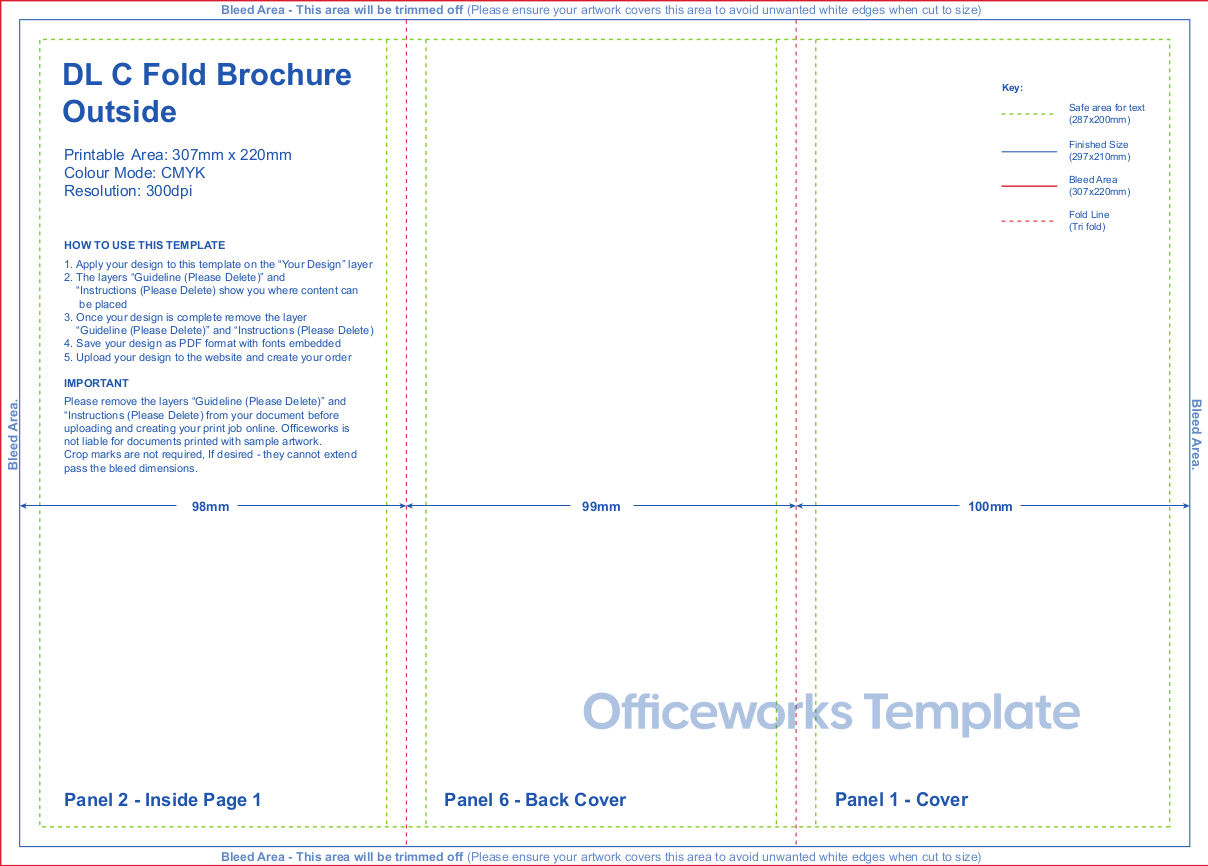
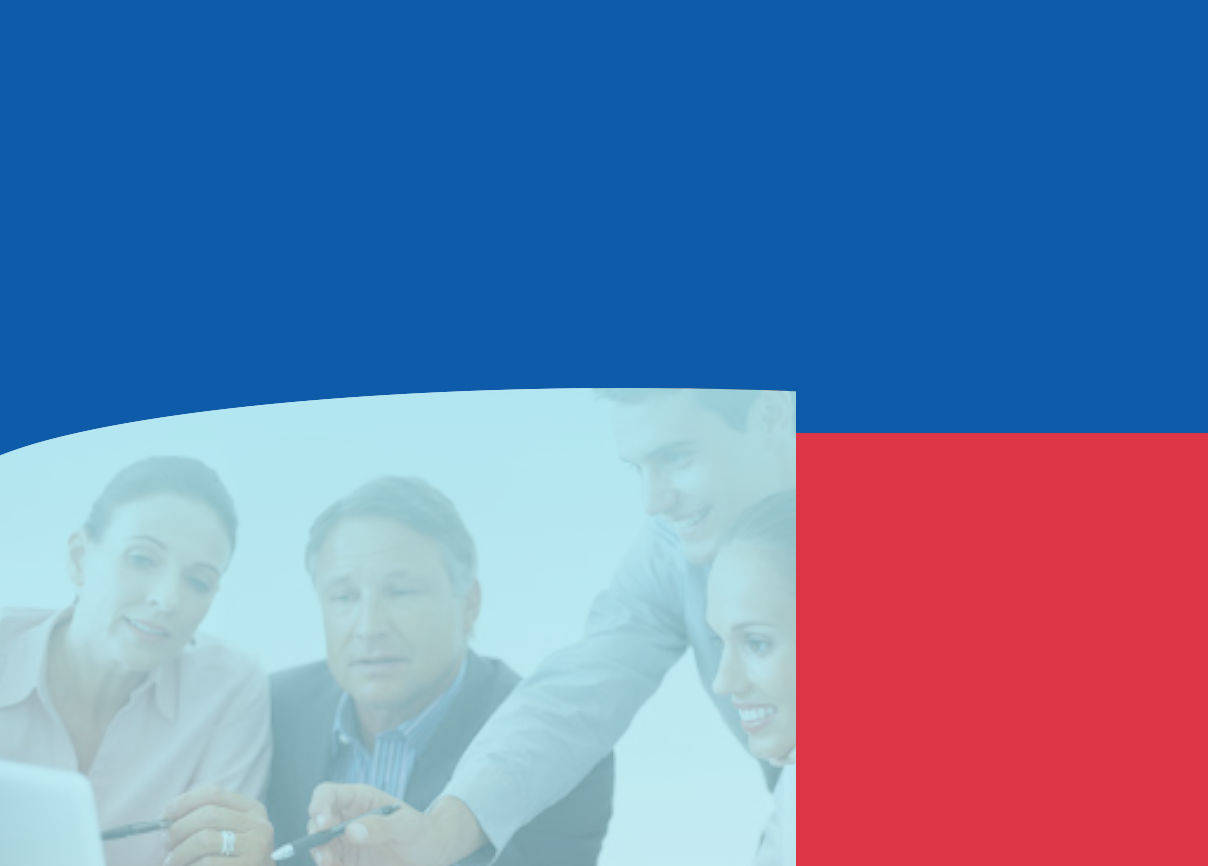
The second 1208×866 image is a revision of the first. Changes to its layers:
added layer "RedBg" above "mainBackgroung" over <box>796,433,1208,866</box>
added layer "mainBackgroung" above "unnamed.jpeg" over <box>0,388,1208,866</box>
added layer "unnamed.jpeg" above "bottomBackground" over <box>0,388,1205,866</box>
added layer "bottomBackground" above "DL+C-fold_2Sides.pdf" over <box>0,0,1208,866</box>
